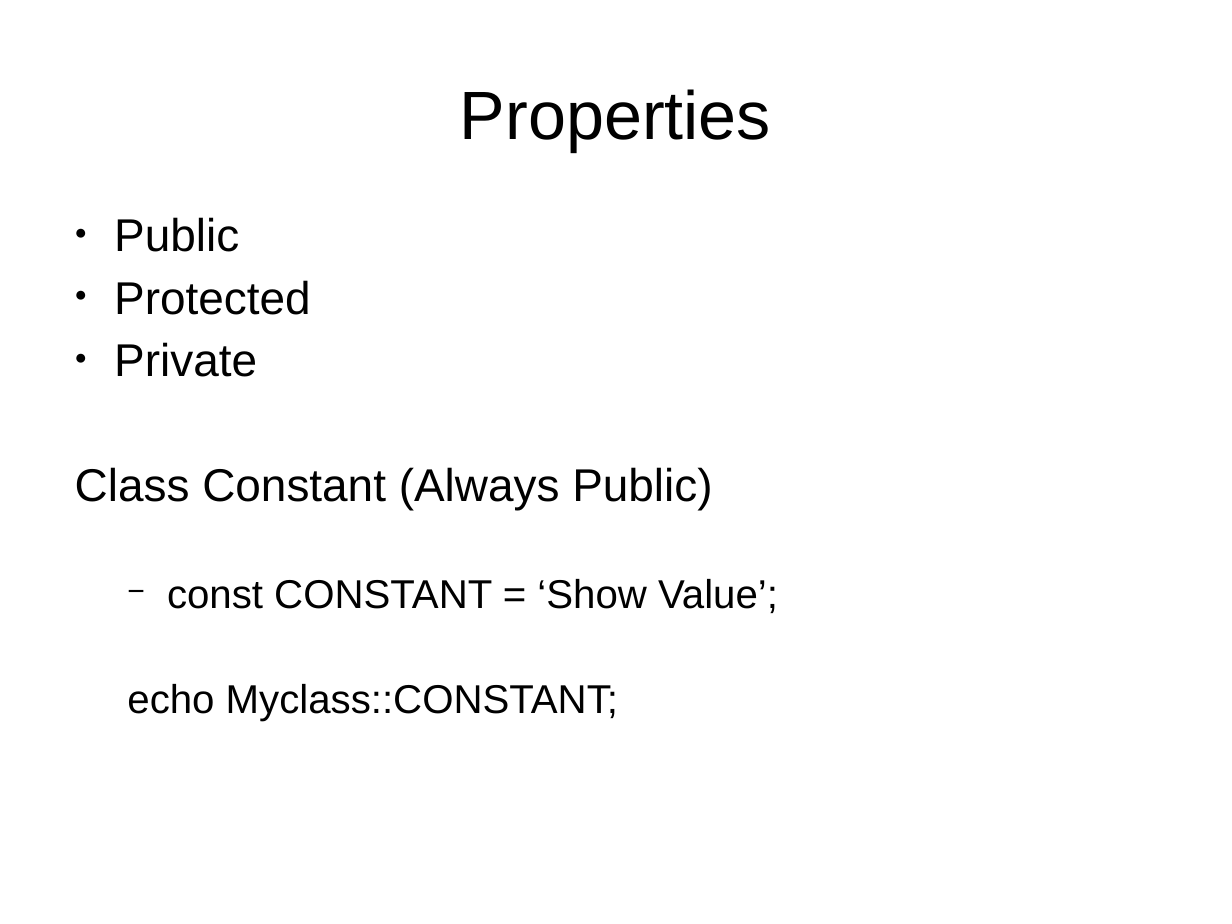
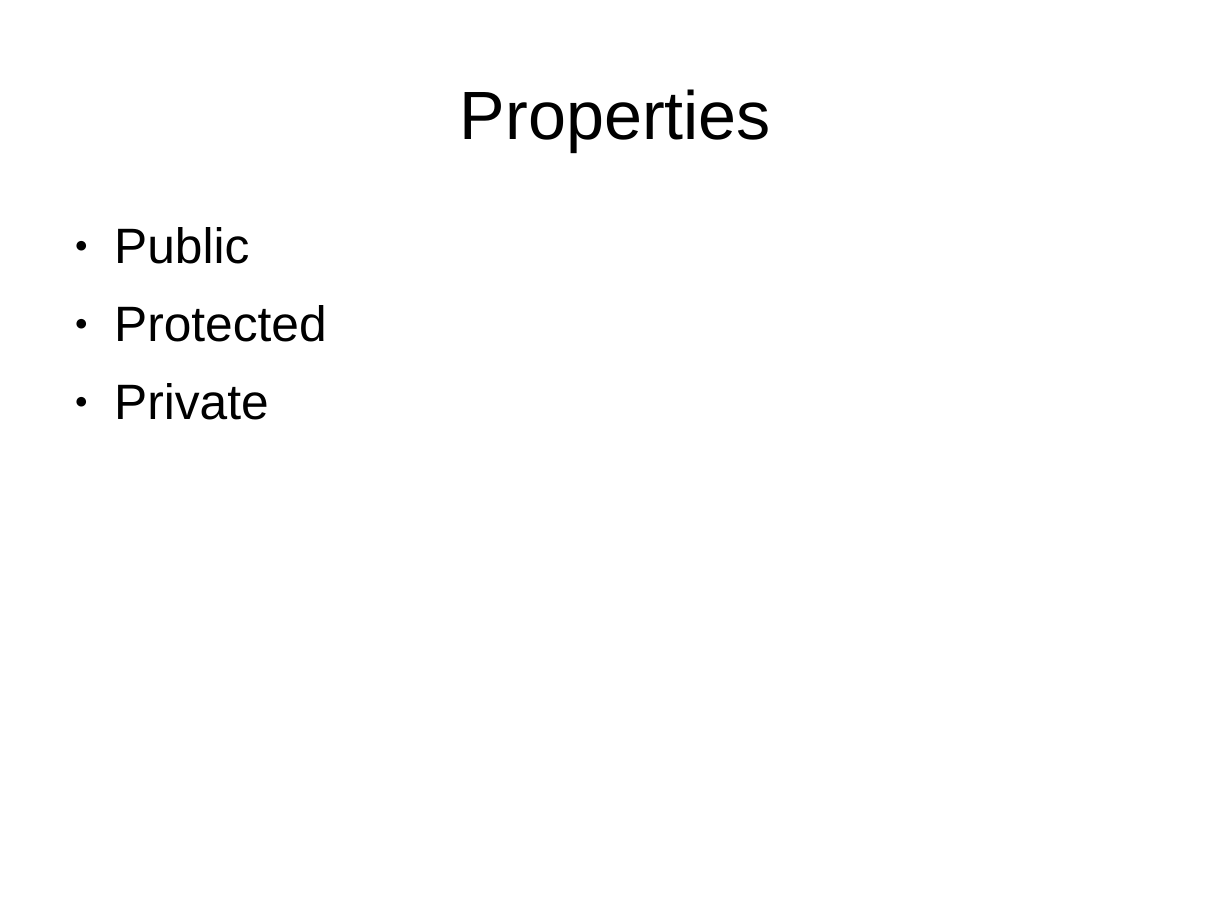
Before and after one commit to ziyed/php-oop, a slide deck: slide 19 of oop.ppt. Drawn at 1232x924 pixels with LibreOffice and Linux fonts; fonts in the diff are those of the drawing. Boxes give left, top, right and bottom in pixels: in the first picture for what was removed or moved away, otherwise in the second. Text is boxed around its words. In the diff, an @@ line names an element or a change of style, - is before the commit and + after.

```diff
--- a/oop.ppt
+++ b/oop.ppt
@@ text "Public" at (x1=114, y1=227, x2=326, y2=420): size 29.6 to 32 pt; line spacing 0.73 to 0.93 @@
@@ text at (x1=75, y1=467, x2=778, y2=721): paragraphs removed @@
-Class Constant (Always Public)
-  − const CONSTANT = ‘Show Value’;
-  echo Myclass::CONSTANT;
```
Also in this commit, not shown: 1 other file.
